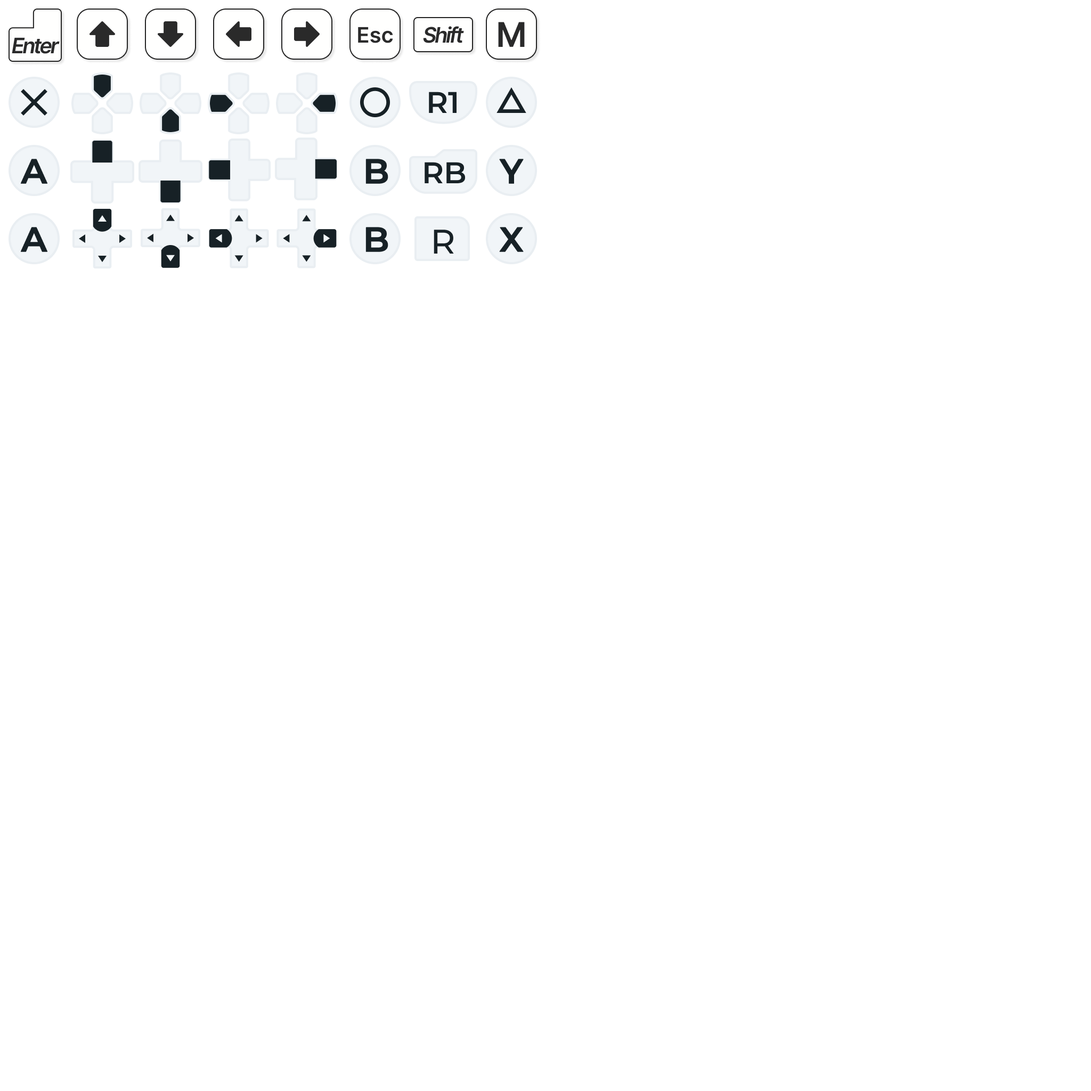
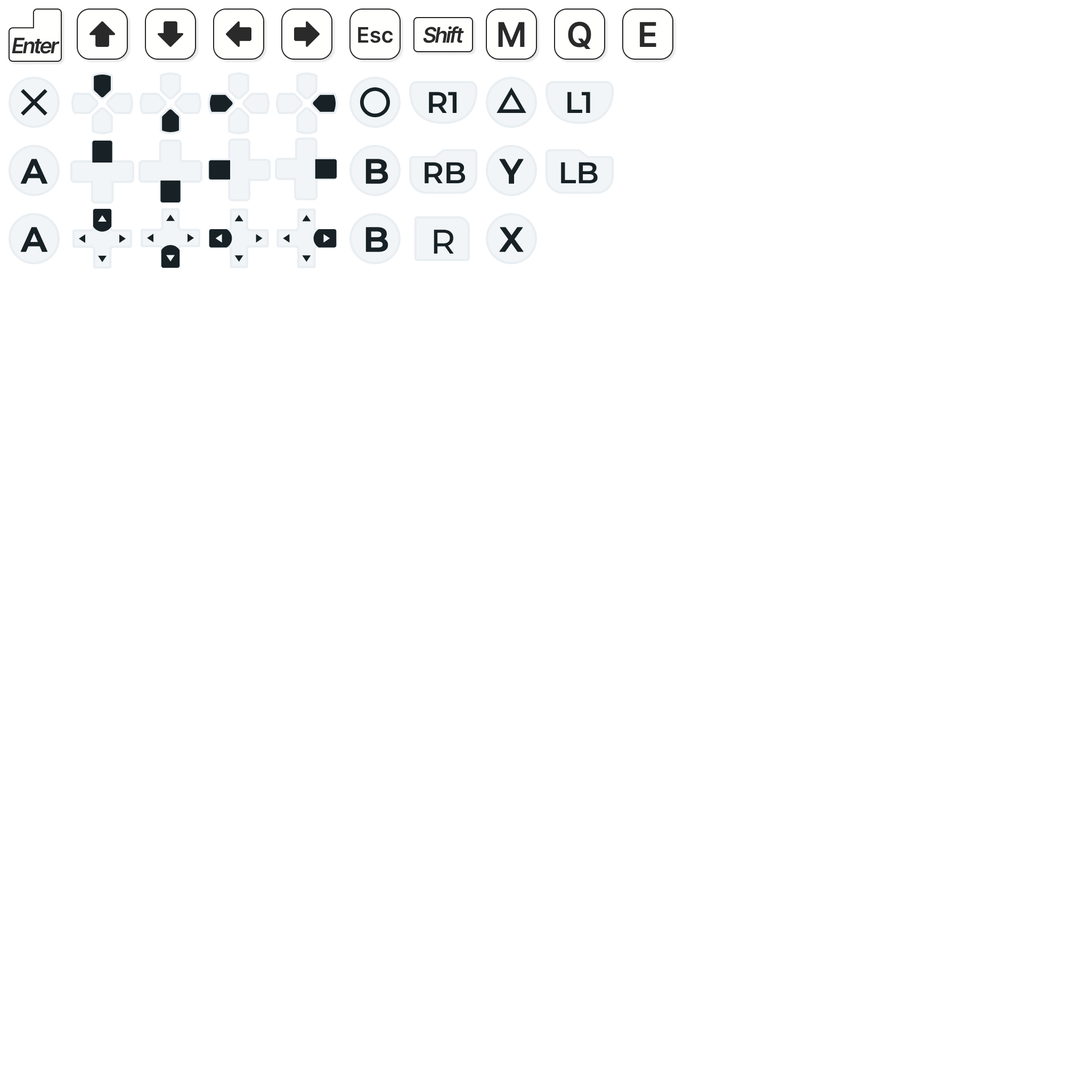
Layers edited between the first and the second (1091, 1091) image:
added layer "T_X_LB_Light.png" above "T_P4_L1_Light.png" over [545, 149, 614, 194]
added layer "T_P4_L1_Light.png" above "T_E_Key_White.png" over [545, 81, 614, 125]
added layer "T_E_Key_White.png" above "T_Q_Key_White.png" over [622, 8, 677, 63]
added layer "T_Q_Key_White.png" above "T_S_X_Light.png" over [554, 8, 609, 63]
